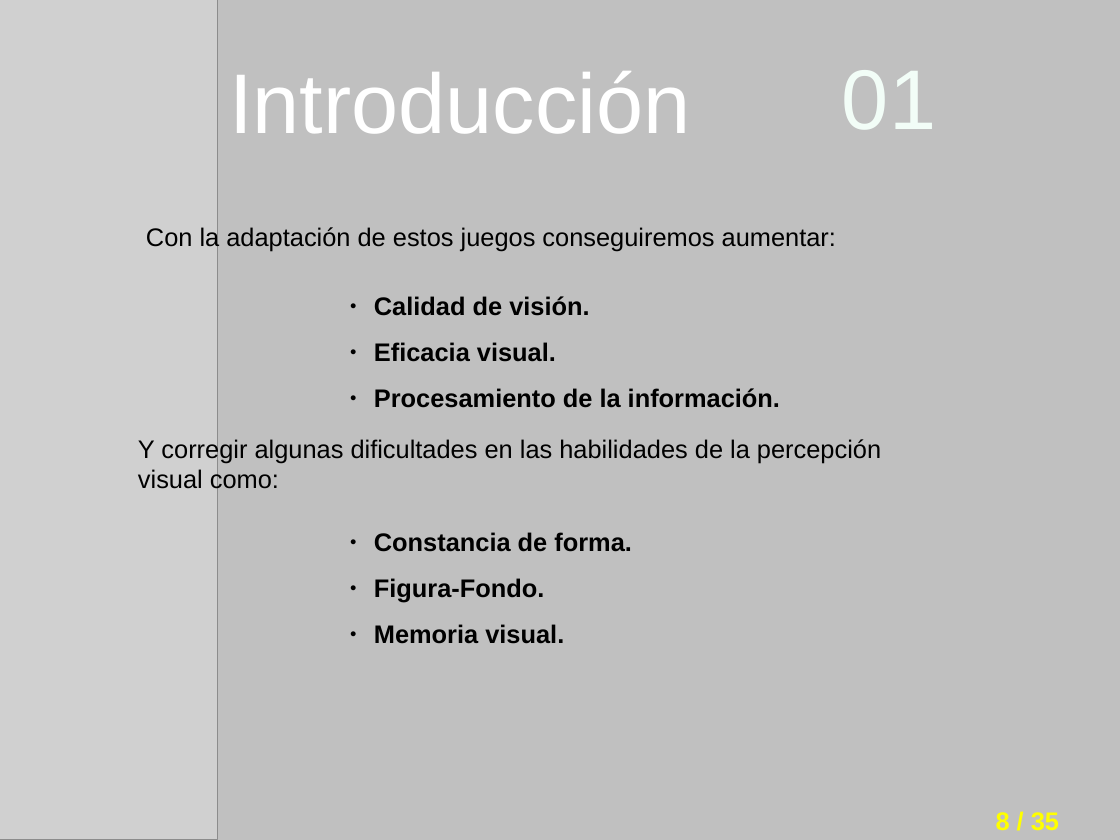
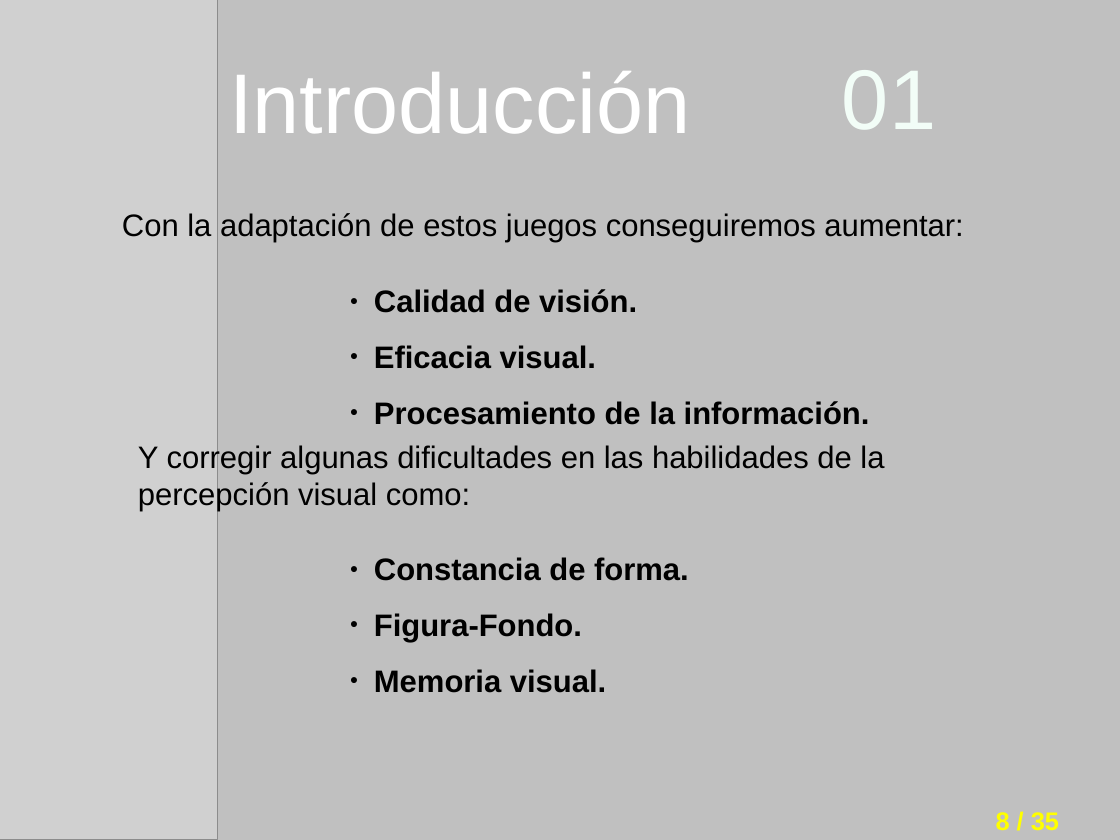
Before and after one commit to i62navpm/PFCweb, a slide deck: slide 8 of Documentación/Presentación.odp. Drawn at 1120x840 pixels with LibreOffice and Linux fonts; fonts in the diff are those of the drawing; grey boxes stand for pictures; background and template pictures are left out. Boxes give left, top, right and bottom in pixels: in the first picture for what was removed or moved away, otherwise in the second. Text is boxed around its words. In the diff, an @@ line names an element or a change of style, - is before the commit and + after.

```diff
--- a/Documentación/Presentación.odp
+++ b/Documentación/Presentación.odp
@@ text "Con la adaptación de estos ..." moved from (x1=146, y1=225, x2=836, y2=251) to (x1=122, y1=213, x2=963, y2=243) @@
@@ size 18 to 22 pt in 4 elements at (x1=138, y1=443, x2=884, y2=511), (x1=122, y1=213, x2=963, y2=243), (x1=374, y1=557, x2=689, y2=693), (x1=374, y1=289, x2=870, y2=425) @@
@@ text "Calidad de visión." moved from (x1=374, y1=296, x2=780, y2=408) to (x1=374, y1=289, x2=870, y2=425) @@
@@ text "Constancia de forma." moved from (x1=374, y1=532, x2=632, y2=644) to (x1=374, y1=557, x2=689, y2=693) @@
```
Also in this commit, not shown: 11 other slides changed, 1 other file.
